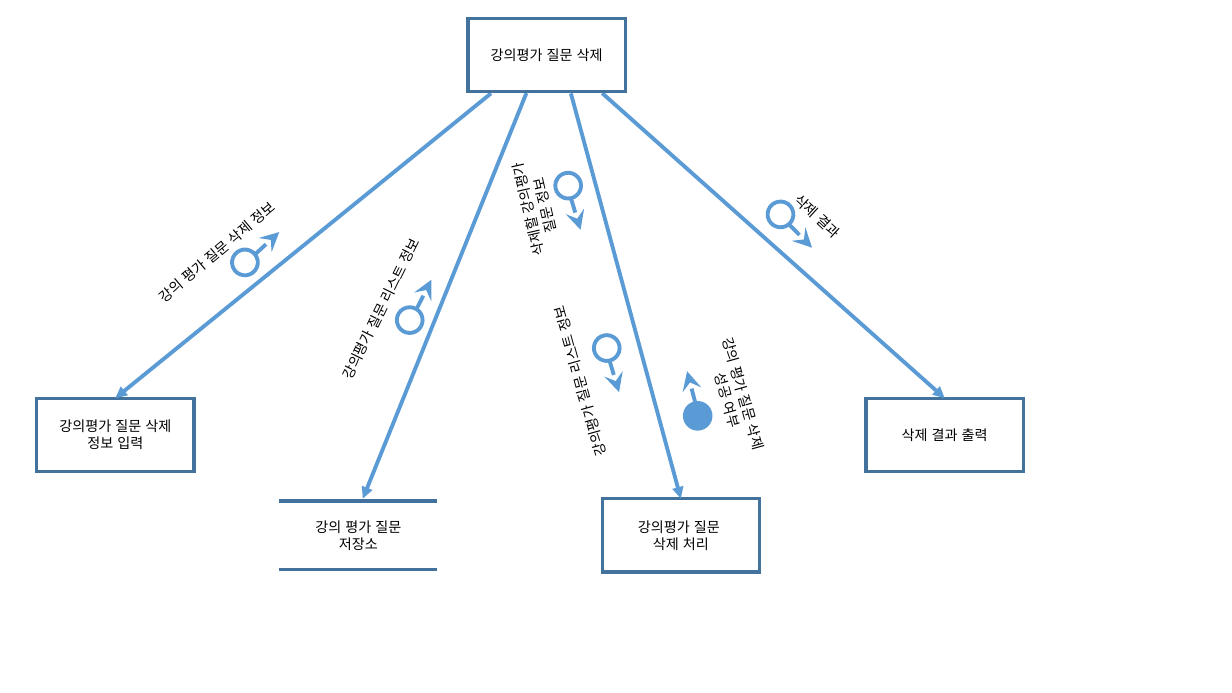
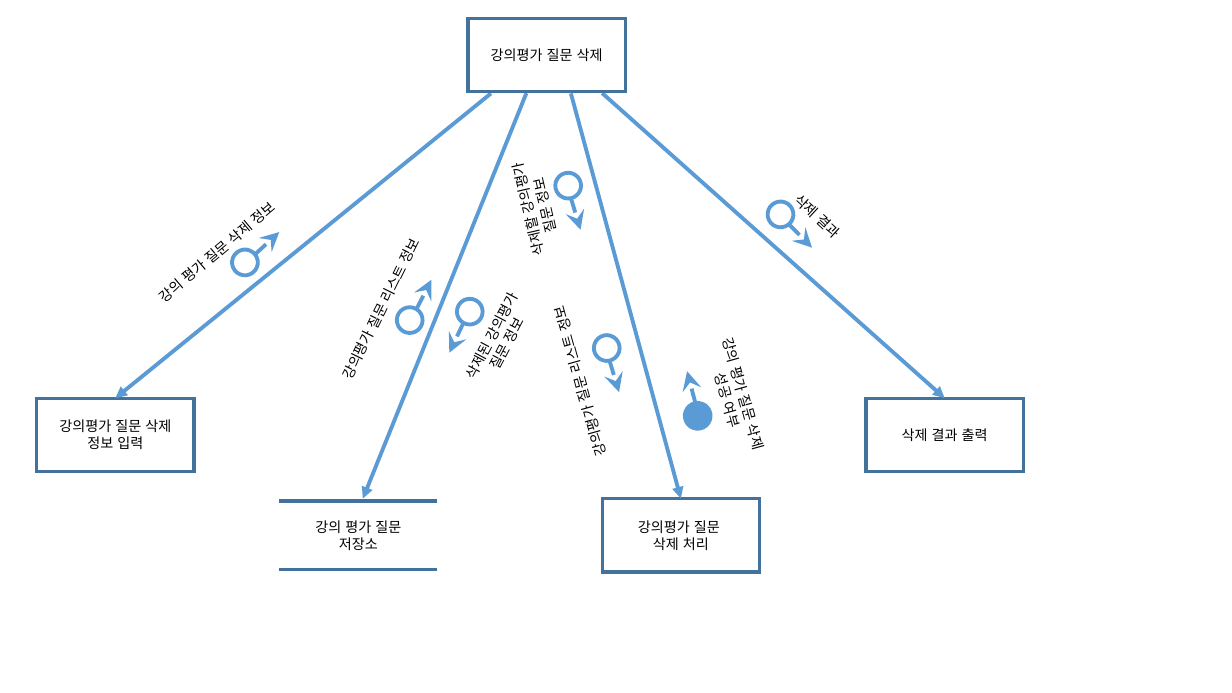
Before and after one commit to se04/se04, a slide deck: slide 1 of SDD 관련 자료/작업 결과물/대화 모형도/강의평가질문삭제.pptx. Drawn at 1232x693 pixels with LibreOffice and Linux fonts; fonts in the diff are those of the drawing. Boxes give left, top, right and bottom in pixels: in the first picture for what was removed or moved away, otherwise in the second. Text is boxed around its words. In the diff, an @@ line names an element or a change of style, - is before the commit and + after.

```diff
--- a/SDD 관련 자료/작업 결과물/대화 모형도/강의평가질문삭제.pptx
+++ b/SDD 관련 자료/작업 결과물/대화 모형도/강의평가질문삭제.pptx
@@ text added at [221, 203, 517, 377], 11 pt, text #000000 @@
+삭제된 강의평가
+질문 정보
@@ ellipse added at [454, 296, 485, 327], outline #5B9BD5 3 pt @@
@@ arrow added from (464, 323) to (449, 353), #5B9BD5 3 pt @@
```
Also in this commit, not shown: 8 other files.
